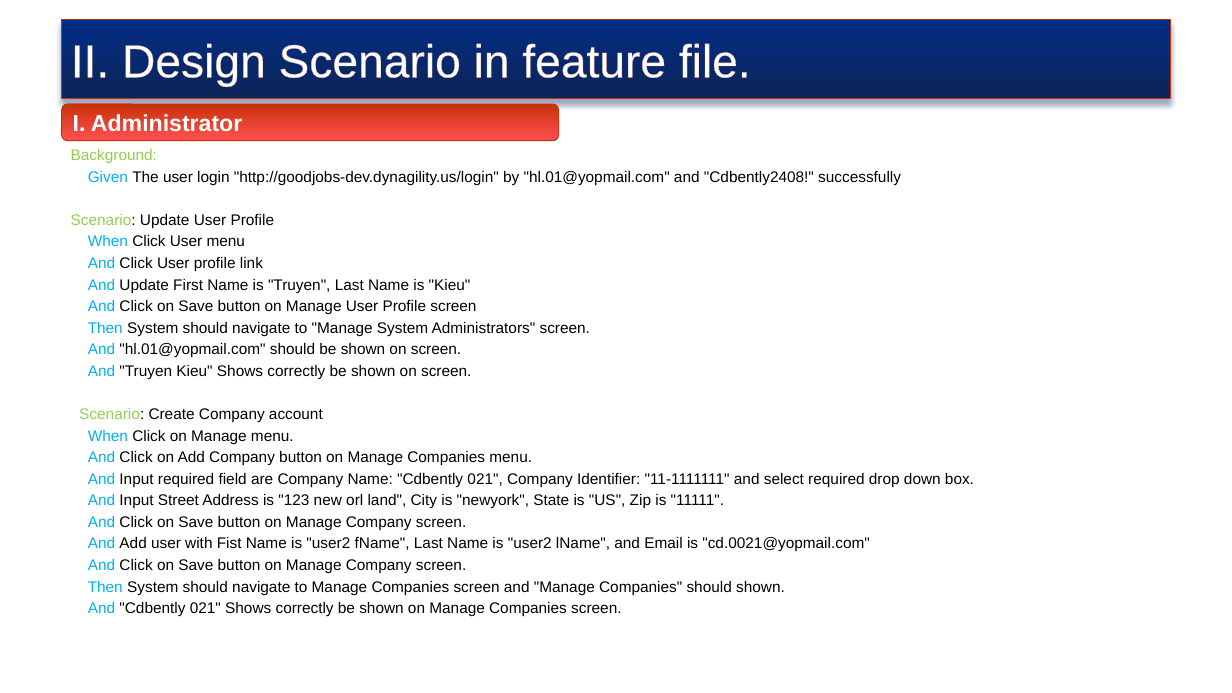
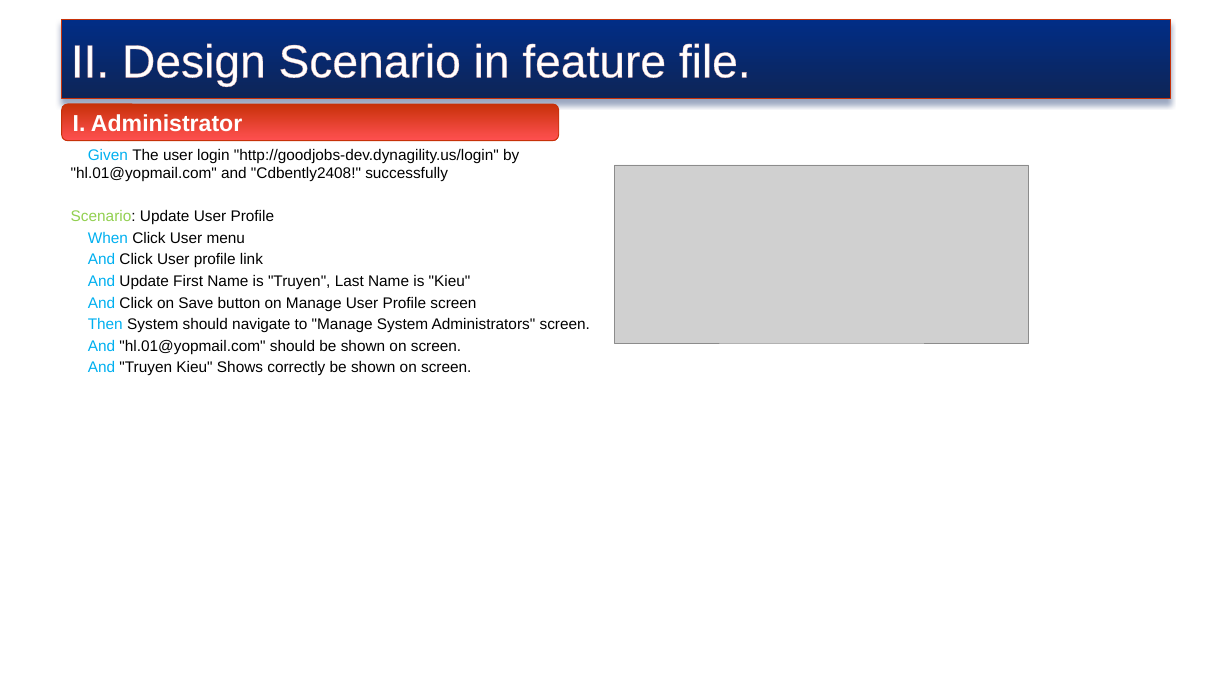
Before and after one commit to truyenkv/sharing, a slide deck: slide 6 of Sharing.pptx (slide 5 before the commit). Drawn at 1232x693 pixels with LibreOffice and Linux fonts; fonts in the diff are those of the drawing; grey boxes stand for pictures; background and template pictures are left out. Boxes give left, top, right and bottom in pixels: in the first picture for what was removed or moved away, otherwise in the second. Text is boxed around its words. In the diff, an @@ line names an element or a change of style, - is before the commit and + after.

Commit message:
h
k

```diff
--- a/Sharing.pptx
+++ b/Sharing.pptx
@@ text "Background:": place and size @@
-text "Background:" at (71,149,974,617)
+text "Background:" at (71,126,590,376)
@@ picture added at (615,165,1029,344) @@
@@ text at (79,408,974,617): paragraphs removed @@
-Scenario: Create Company account
-When Click on Manage menu.
-And Click on Add Company button on Manage Companies menu.
-And Input required field are Company Name: "Cdbently 021", Company Identifier: "11-1111111" and select required drop down box.
-And Input Street Address is "123 new orl land", City is "newyork", State is "US", Zip is "11111".
-And Click on Save button on Manage Company screen.
-And Add user with Fist Name is "user2 fName", Last Name is "user2 lName", and Email is "cd.0021@yopmail.com"
-And Click on Save button on Manage Company screen.
-Then System should navigate to Manage Companies screen and "Manage Companies" should shown.
-And "Cdbently 021" Shows correctly be shown on Manage Companies screen.
```
Also in this commit, not shown: 4 other slides changed, 5 slides added, 1 slide removed.
